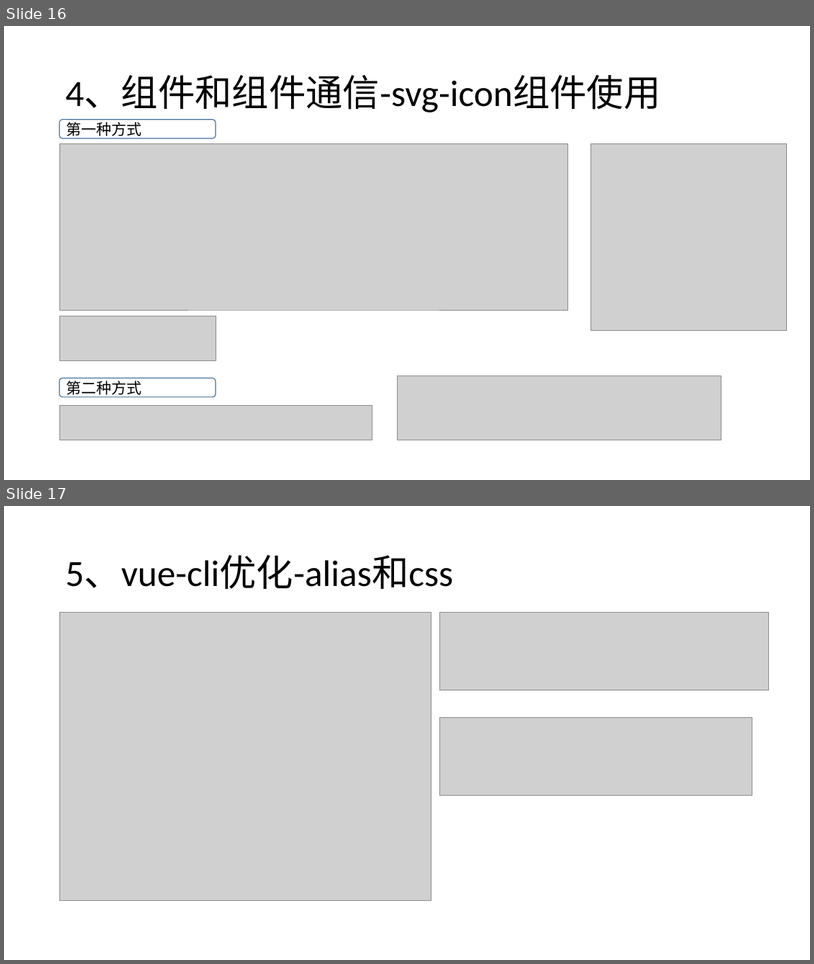
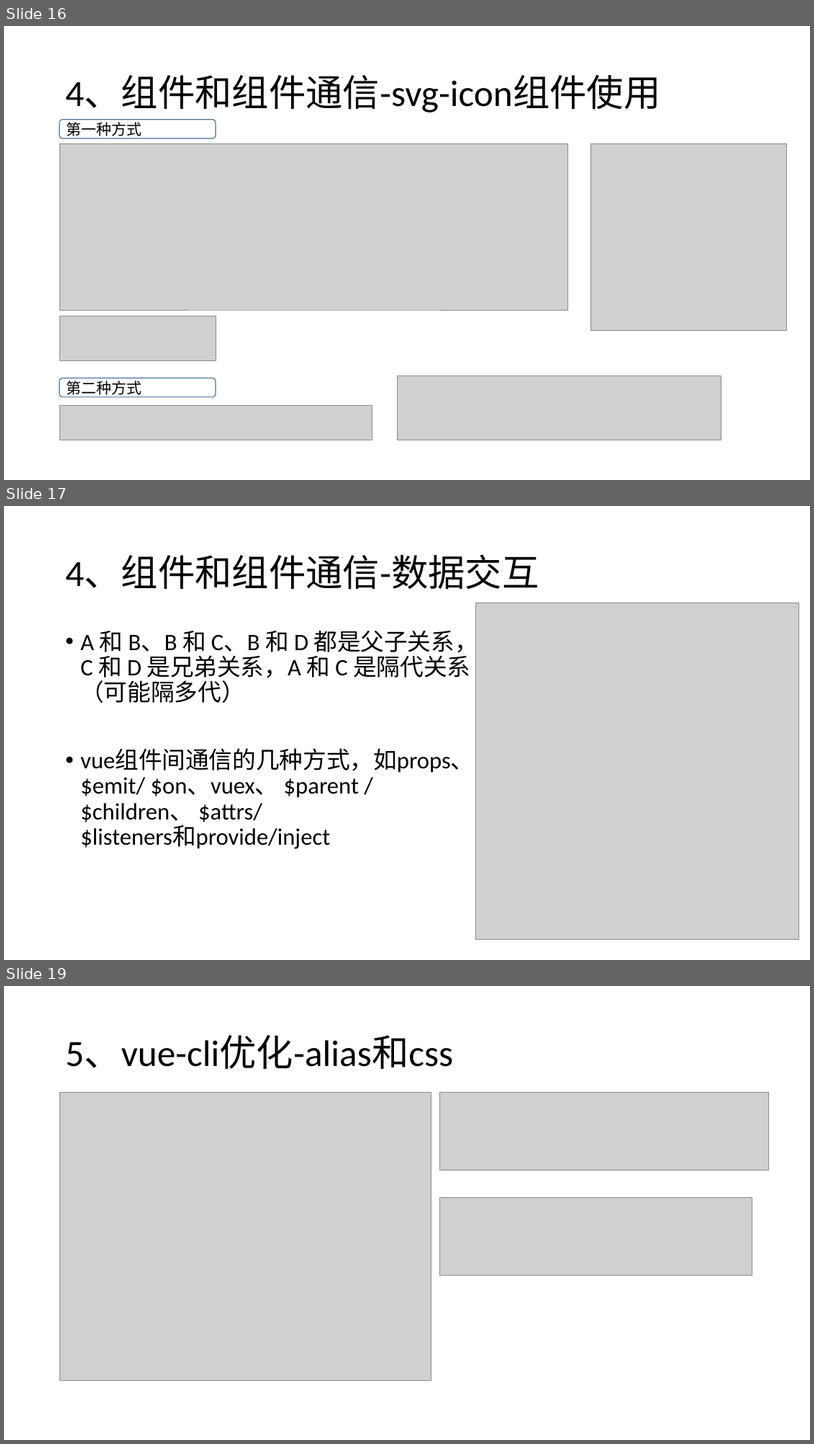
Before and after one commit to liwenxin-jam/vuecli3-starter, a slide deck: doc/vue.pptx. Shown one above the other, each under a label of ours: slides 16 and 17 before the commit, slides 16, 17 and 19 after it; the slides between them are not shown. The pictures are 814x964 and 814x1444 pixels, drawn with LibreOffice and Linux fonts; fonts in the diff are those of the drawing; grey boxes stand for pictures. Boxes give left, top, right and bottom in pixels: in the first picture for what was removed or moved away, otherwise in the second. Text is boxed around its words. In the diff, an @@ line names an element or a change of style, - is before the commit and + after.

```diff
--- a/doc/vue.pptx
+++ b/doc/vue.pptx
@@ slide 17 added at (x1=4, y1=506, x2=810, y2=960), background #FFFFFF @@
@@ title added at (x1=65, y1=555, x2=539, y2=590), 44 pt, text #000000 @@
+4、组件和组件通信-数据交互
@@ picture added at (x1=476, y1=602, x2=799, y2=939) @@
@@ text added at (x1=80, y1=626, x2=478, y2=849), 28 pt, text #000000 @@
+• A 和 B、B 和 C、B 和 D 都是父子关系，C 和 D 是兄弟关系，A 和 C 是隔代关系（可能隔多代）
+• vue组件间通信的几种方式，如props、 $emit/ $on、vuex、 $parent / $children、 $attrs/ $listeners和provide/inject
@@ what was slide 17 is now slide 19 @@
```
Also in this commit, not shown: 3 slides changed, 1 other slide added, 4 other files.
